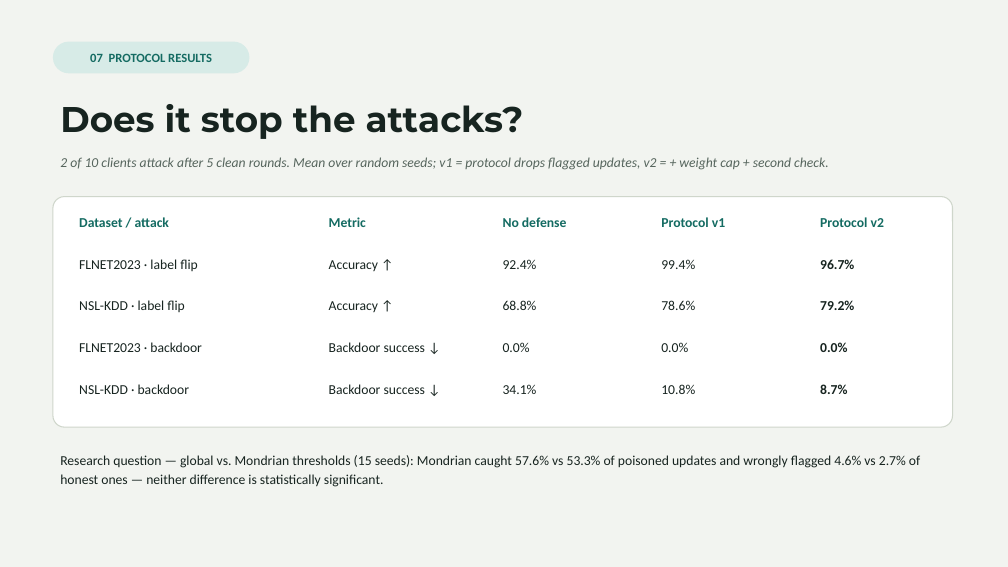
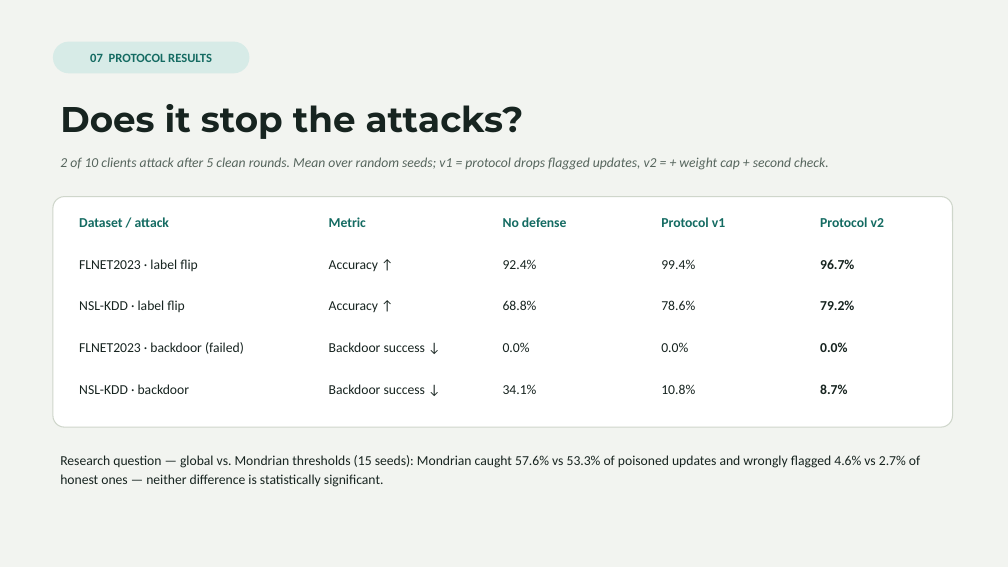
Before and after one commit to Vinudharshini18/Krypsis-A-network-intrusion-detection-system, a slide deck: slide 8 of presentation/Krypsis_Presentation.pptx. Drawn at 1008x567 pixels with LibreOffice and Linux fonts; fonts in the diff are those of the drawing. Boxes give left, top, right and bottom in pixels: in the first picture for what was removed or moved away, otherwise in the second. Text is boxed around its words. In the diff, an @@ line names an element or a change of style, - is before the commit and + after.

```diff
--- a/presentation/Krypsis_Presentation.pptx
+++ b/presentation/Krypsis_Presentation.pptx
@@ text at (79,342,244,354): text changed @@
-FLNET2023 · backdoor
+FLNET2023 · backdoor (failed)
```
Also in this commit, not shown: 2 other slides changed, 5 other files.
